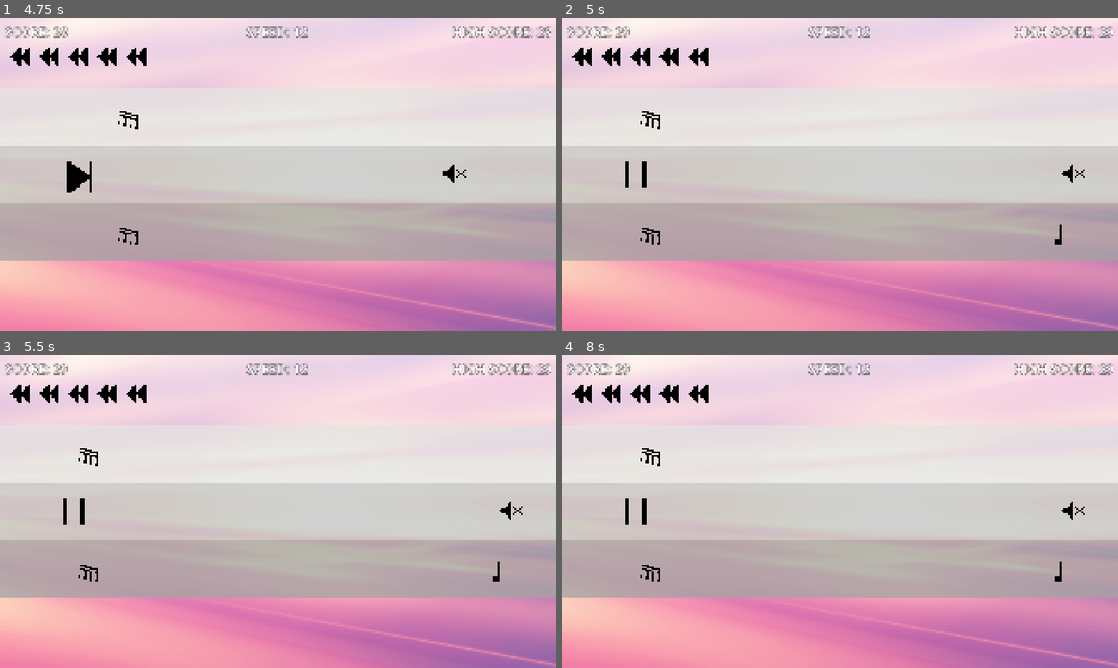
Above: before the commit, frames 1-4 (two rows, left to right).
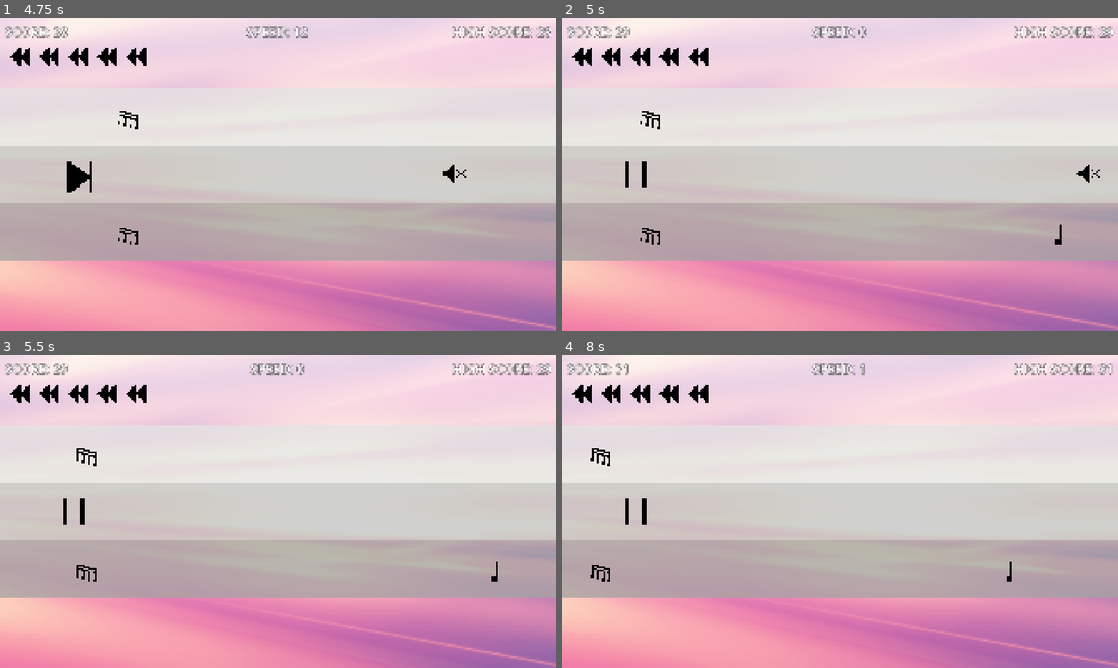
Above: after the commit, the same moments.

Repository: chorwat2137/haven-2026
Game: Godot game, scene res://scenes/main_menu.tscn
Two runs of this game, one before a commit and one after it. Both use one fixed random seed, a clock stepped at 60 frames per second and the inputs below.
Inputs:
- Up to frame 1 (4.75 s): click "START" at 0.5 s; tap Enter (ui_accept) at 1.25, 1.52, 2.27, 3.77, 4.52 s; hold Right (ui_right) 1.28-2.78 s; tap Space (shoot) every 0.75 s from 1.35 to 4.35 s; hold Left (ui_left) 2.78-3.53 s; hold Right (ui_right) from 3.53 s (still down)
- Up to frame 2 (5 s): keep holding Right (ui_right); tap P (pause) at 4.9 s
- Up to frame 3 (5.5 s): release Right (ui_right) at 5.03 s; hold Left (ui_left) from 5.03 s (still down); tap Space (shoot) at 5.1 s; tap Enter (ui_accept) at 5.27 s
- Up to frame 4 (8 s): release Left (ui_left) at 5.78 s; hold Right (ui_right) 5.78-6.53 s; tap Space (shoot) at 5.85, 6.6, 7.35 s; hold Left (ui_left) from 6.53 s (still down); tap Enter (ui_accept) at 6.77, 7.52 s

Frame 1 is identical in both runs. In frame 2, 0.4% of the frame differs, in the area x 44-97%, y 2-53%; in frame 3, 0.6%; in frame 4, 0.9%, in the area x 5-100%, y 2-73%.

Commit message:
Automatic sync

Diff:
--- a/scripts/player_control.gd
+++ b/scripts/player_control.gd
@@ -71,7 +71,8 @@
 	if Input.is_action_just_pressed("pause"):
 
 		pause = !pause
-		get_tree().paused = pause
+		#get_tree().paused = pause
+		get_parent().speed = 0
 
 		if pause:
 			$Sprite2D.texture = load("res://gfx/player_stop.png")
